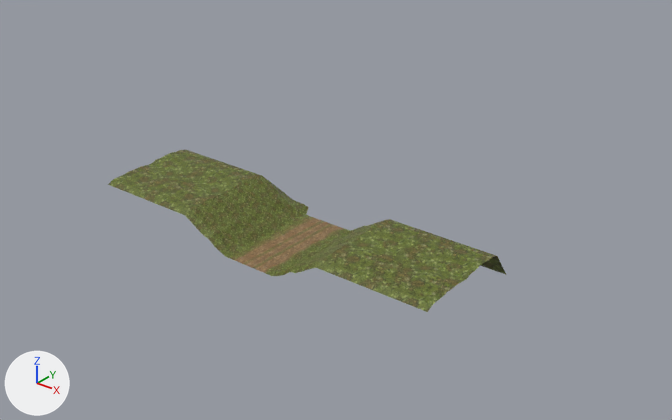
An edit to the glTF model Meshes/Landscape/SwampLandscape/Landscape.glb, drawn before and after from the same camera.
Rendered twice from a 50 mm lens placed at (68.4, -76.3, 54.1), pointed at (4.3, 3.8, 4.4). The lights are fixed; the arrows at lower left show +X, +Y and +Z. Where no turn or scale is listed for an object, it has been applied to the vertices. Vertices at the same position are counted once.

Before the edit, the objects in view are built like this:
```python
me_plane_006 = bpy.data.meshes.new('Plane.006')
me_plane_006.from_pydata(...)  # 357 vertices, 640 faces; spans x -25.2..25.2, y -7.5..9.1, z -0.1..4.4
me_plane_006.materials.append(mat_landscapematerial)  # picture img_landscape
ob_plane_002 = bpy.data.objects.new('Plane.002', me_plane_006)
ob_plane_002.location = (0.0, 0.0, 0.0)
```
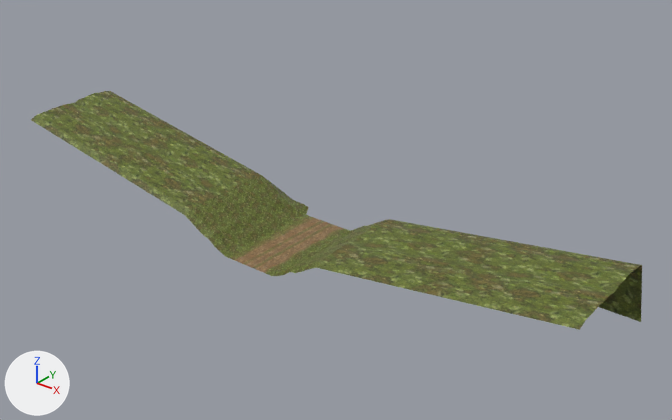
What differs and where, as boxes (x1, y1, x2, y2) in the pictures (672 x 420 px; the box of a moved part takes in the faces that stretch with it):
'Plane.002', reshaped (53% wider, 47% taller): before (108, 150, 506, 312); after (31, 91, 642, 330)
part 1 of me_plane_006, moved or reshaped: before (480, 256, 506, 274); after (598, 265, 642, 322)
part 2 of me_plane_006, moved or reshaped: before (316, 219, 496, 312); after (316, 219, 641, 330)
part 3 of me_plane_006, moved or reshaped: before (108, 150, 262, 215); after (31, 91, 262, 215)

Diff of the bpy script that builds the scene:
```diff
--- a/Meshes/Landscape/SwampLandscape/Landscape.glb.py
+++ b/Meshes/Landscape/SwampLandscape/Landscape.glb.py
@@ me_plane_006 @@
 me_plane_006.from_pydata(...)  # 357 vertices, 640 faces; spans x -25.2..25.2, y -7.5..9.1, z -0.1..4.4
 # used by ob_plane_002; location = (0.0, 0.0, 0.0)
+# me_plane_006 part 1: the 1 vertex in x 25.2, y 9.1, z 0.4 is moved by (16.1, 0.0, 0.0)
+# me_plane_006 part 2: all 16 vertices in x 25.2, y -7.5..6.5, z 3.5..4.4 are moved by (16.1, 0.0, 4.5)
+# me_plane_006 part 3: all 16 vertices in x -25.2, y -7.5..6.5, z 3.5..4.4 are moved by (-15.8, 0.0, 5.4)
 me_plane_006.materials.append(mat_landscapematerial)
```
